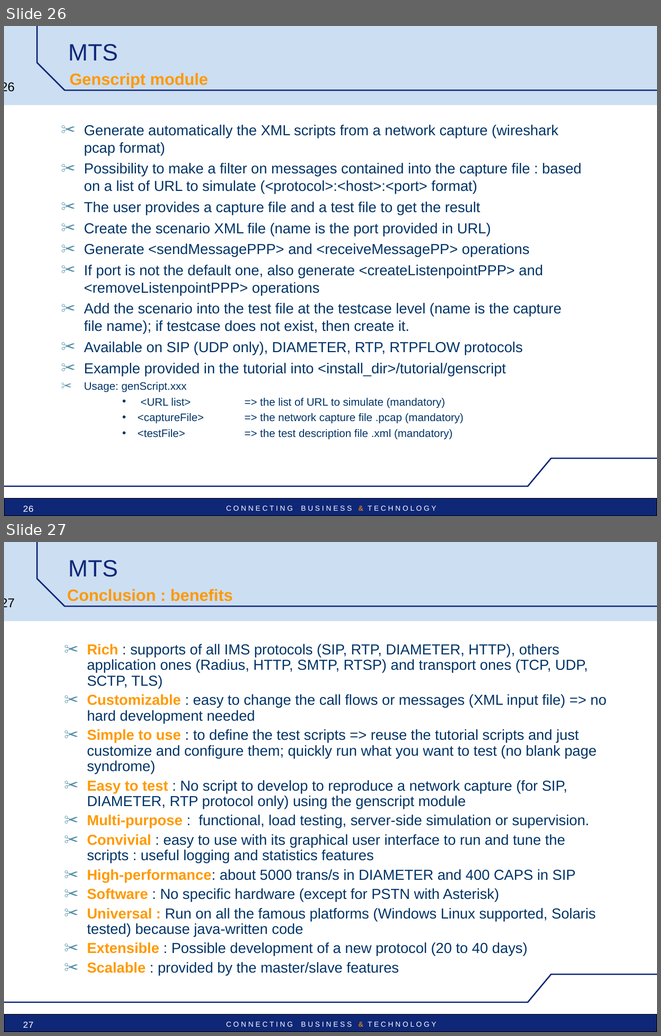
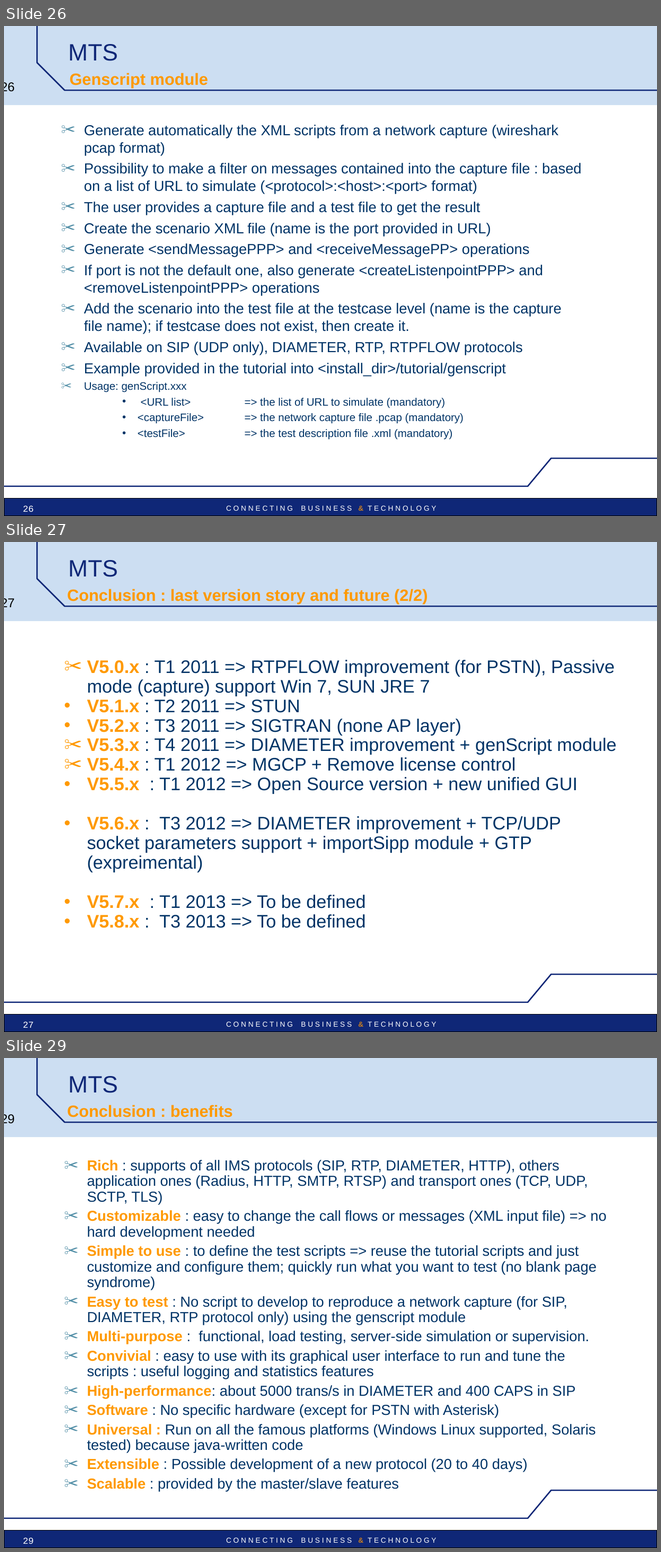
Before and after one commit to vu3mmg/mts-project, a slide deck: trunk/mts/src/main/doc/MTS_pres_technical.ppt. Shown one above the other, each under a label of ours: slides 26 and 27 before the commit, slides 26, 27 and 29 after it; the slides between them are not shown. The pictures are 661x1036 and 661x1552 pixels, drawn with LibreOffice and Linux fonts; fonts in the diff are those of the drawing; background and template pictures are left out. Boxes give left, top, right and bottom in pixels: in the first picture for what was removed or moved away, otherwise in the second. Text is boxed around its words. In the diff, an @@ line names an element or a change of style, - is before the commit and + after.

```diff
--- a/trunk/mts/src/main/doc/MTS_pres_technical.ppt
+++ b/trunk/mts/src/main/doc/MTS_pres_technical.ppt
@@ slide 27 added at box(4, 542, 657, 1032), background #FFFFFF; not listed: 6 template elements that a slide beside it also shows @@
@@ title added at box(68, 560, 118, 577), 26 pt, text #0F2777 @@
+MTS
@@ text added at box(67, 589, 427, 603), 18 pt, text #FF9900, bold @@
+Conclusion : last version story and future (2/2)
@@ text added at box(87, 660, 616, 928), 20 pt, text #003366 @@
+✂ V5.0.x : T1 2011 => RTPFLOW improvement (for PSTN), Passive mode (capture) support Win 7, SUN JRE 7
+• V5.1.x : T2 2011 => STUN
+• V5.2.x : T3 2011 => SIGTRAN (none AP layer)
+✂ V5.3.x : T4 2011 => DIAMETER improvement + genScript module
+✂ V5.4.x : T1 2012 => MGCP + Remove license control
+• V5.5.x : T1 2012 => Open Source version + new unified GUI
+• V5.6.x : T3 2012 => DIAMETER improvement + TCP/UDP socket parameters support + importSipp module + GTP (expreimental)
+• V5.7.x : T1 2013 => To be defined
+• V5.8.x : T3 2013 => To be defined
@@ page number added at box(23, 1021, 34, 1027), 10 pt, text #FFFFFF @@
+27
@@ what was slide 27 is now slide 29 @@
@@ page number at box(4, 1114, 15, 1124): text changed @@
-27
+29
@@ page number at box(23, 1537, 34, 1543): text changed @@
-27
+29
```
Also in this commit, not shown: 10 slides changed, 1 other slide added.
